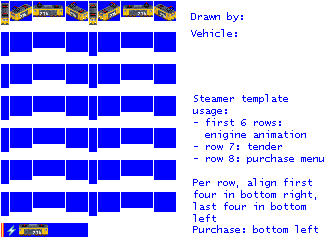
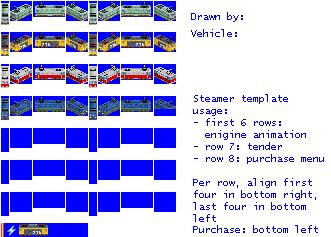
Before/after of a 331 x 237 layered artwork. What changed in the layer stack:
painted on "empty.png" over [1, 2, 176, 120]
